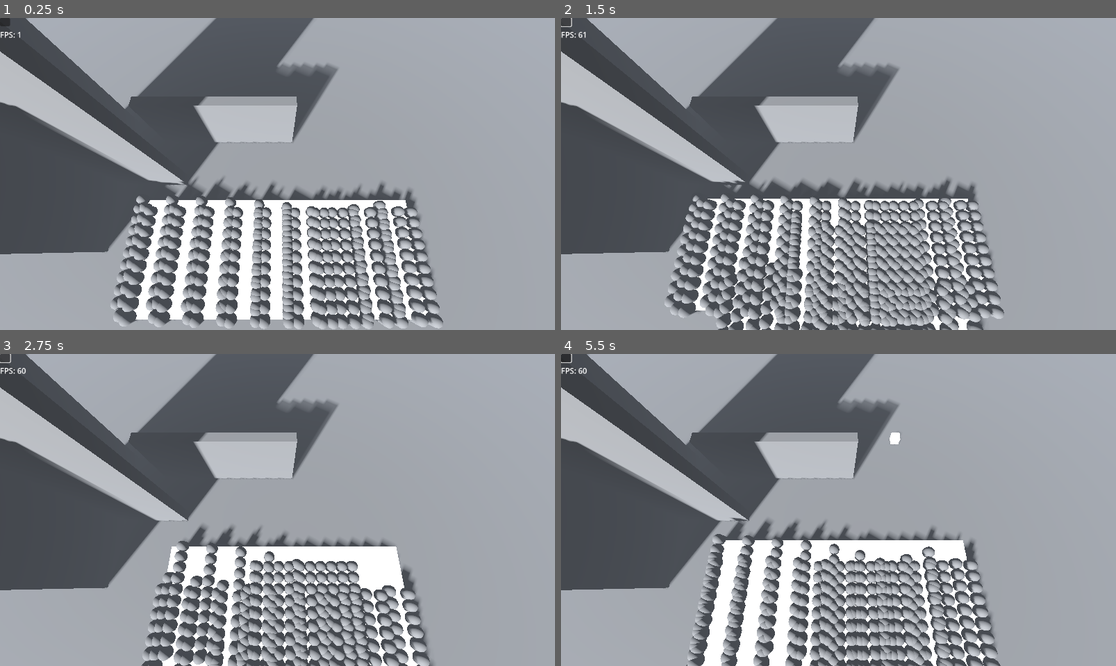
Above: before the commit, frames 1-4 (two rows, left to right).
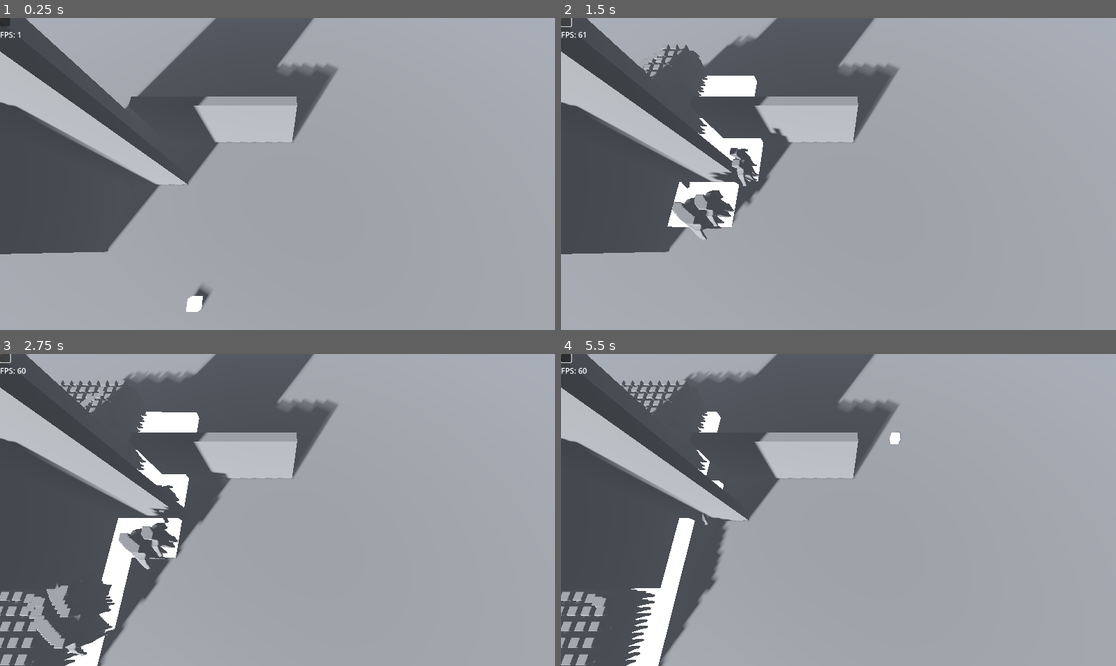
Above: after the commit, the same moments.

Repository: Miurg/Godot-Group-Pathfinding-for-RTS
Game: Godot game, scene res://MainGame.tscn
The game is run twice, just before and just after one commit, with the same random seed, the same clock (stepped at 60 frames per second) and the same inputs.
Inputs (mouse positions are in pixels of both pictures, inside the frame that each line leads up to):
- Up to frame 1 (0.25 s): no input
- Up to frame 2 (1.5 s): click (566, 21) at 0.5 s; click (566, 21) at 1.25 s
- Up to frame 3 (2.75 s): click (5, 357) at 2 s
- Up to frame 4 (5.5 s): move the mouse to (960, 494) at 2.77 s; click (960, 494) at 2.92 s; drag from (727, 525) to (810, 572) at 3.52 s; move the mouse to (894, 441) at 4.27 s; click (894, 441) at 4.42 s; tap Enter at 5 s; drag from (810, 572) to (672, 463) at 5.02 s

The runs differ from the first frame. In frame 1, 18% of the frame differs, in the area x 19-80%, y 51-100%; in frame 2, 22%; in frame 3, 26%; in frame 4, 26%, in the area x 0-80%, y 5-100%.

Commit message:
Add new mesh and add rotation feature

Diff:
--- a/Scripts/SquadUnit.gd
+++ b/Scripts/SquadUnit.gd
@@ -2,21 +2,22 @@
 
 @onready var mapAndPath = $"../../Map"
 
-var allChildMainMesh = []
-var allChildSelectMesh = []
-var allChildMainMeshPosition = []
-var allChildSelectMeshPosition = []
-var allChildAgents = []
-var capsuleMesh = CapsuleMesh.new()
+var sizeOfSquad:int = 300
+var allChildMainMesh:Array[RID]
+var allChildSelectMesh:Array[RID]
+var allChildMainMeshPosition:Array[Transform3D]
+var allChildSelectMeshPosition:Array[Transform3D]
+var capsuleMesh = load("res://Mesh/2untitled.obj")
 var torusMesh = load("res://Select.tres")
 
-var allSquadPath = []
-var currentPath = []
-var allPath = []
-
-var numberOfPathForEach = []
-var localPositionOfUnit = [[]]
-var centerPositionOfSquad = Vector3(0,0,0)
+var allSquadPath:PackedVector3Array
+var currentPath:Array[Vector3]
+var allPath:Array[PackedVector3Array]
+var pathComplete:Array[bool]
+
+var numberOfPathForEach:Array[int]
+var localPositionOfUnit:Array[Array]
+var centerPositionOfSquad:Vector3 = Vector3(0,0,0)
 
 #z> = 0, z< = 1, x> = 2, x< = 3
 var rectangleSquadPos = [0,0,0,0]
@@ -25,51 +26,49 @@
 
 @onready var squadAgent = $NavigationAgent3D
 
-var y = 30
-var x = 10
-
+var formationPositions:Array[Vector2]
+var formationHorizontalSize:int = 30
+var formationSpred:float = 1
 
 # Called when the node enters the scene tree for the first time.
 func _ready():
-	for i in y:
-		for j in x:
-			var instanceMain = RenderingServer.instance_create()
-			var instanceSelect = RenderingServer.instance_create()
-			var scenario = get_world_3d().scenario
-			RenderingServer.instance_set_scenario(instanceMain, scenario)
-			RenderingServer.instance_set_scenario(instanceSelect, scenario)
-
-			RenderingServer.instance_set_base(instanceMain, capsuleMesh)
-			RenderingServer.instance_set_base(instanceSelect, torusMesh)
-
-			var xformMain = Transform3D(Basis(), Vector3(i+2, 2, j+2))
-			var xformSelect = Transform3D(Basis(), Vector3(i+2, 19, j+2))
-
-			RenderingServer.instance_set_transform(instanceMain, xformMain)
-			RenderingServer.instance_set_transform(instanceSelect, xformSelect)
-
-			allChildMainMeshPosition.append(xformMain)
-			allChildSelectMeshPosition.append(xformSelect)
-
-			RenderingServer.instance_set_visible(instanceSelect,false)
-
-			allChildMainMesh.append(instanceMain)
-			allChildSelectMesh.append(instanceSelect)
-
-			allChildAgents.append(NavigationServer3D.agent_create())
-
-
-	var j = -1
-	var k = 0
-	for i in allChildMainMesh.size():
+	for i in sizeOfSquad:
+		var instanceMain = RenderingServer.instance_create()
+		var instanceSelect = RenderingServer.instance_create()
+		var scenario = get_world_3d().scenario
+		RenderingServer.instance_set_scenario(instanceMain, scenario)
+		RenderingServer.instance_set_scenario(instanceSelect, scenario)
+
+		RenderingServer.instance_set_base(instanceMain, capsuleMesh)
+		RenderingServer.instance_set_base(instanceSelect, torusMesh)
+
+		var xformMain = Transform3D(Basis(), Vector3(0, 0, 0))
+		var xformSelect = Transform3D(Basis(), Vector3(0, 19, 0))
+
+		RenderingServer.instance_set_transform(instanceMain, xformMain)
+		RenderingServer.instance_set_transform(instanceSelect, xformSelect)
+
+		allChildMainMeshPosition.append(xformMain)
+		allChildSelectMeshPosition.append(xformSelect)
+
+		RenderingServer.instance_set_visible(instanceSelect,false)
+
+		allChildMainMesh.append(instanceMain)
+		allChildSelectMesh.append(instanceSelect)
+
+
+	var Horizontal = -1
+	var Vertical = 0
+	for i in allChildMainMesh.size():
+		if Horizontal == formationHorizontalSize-1:
+			Vertical+=1
+			Horizontal=0
+		else: Horizontal+=1
+		print_debug(Horizontal)
+		formationPositions.append(Vector2(Vertical*formationSpred,(Horizontal*formationSpred)-(formationHorizontalSize*formationSpred)/2))
+
+		pathComplete.append(true)
 		numberOfPathForEach.append(0)
-		if j == y-1:
-			k+=1
-			j=0
-		else: j+=1
-		localPositionOfUnit.append([])
-		localPositionOfUnit[i].append(k)
-		localPositionOfUnit[i].append(j)
 
 
 	rectangleSquad = RenderingServer.instance_create()
@@ -98,14 +97,18 @@
 
 func checkAndMove(delta):
 	for i in allChildMainMesh.size():
-		if allChildMainMeshPosition[i].origin==currentPath[i] and !allPath[i].is_empty():
+		if allChildMainMeshPosition[i].origin==currentPath[i]:
+			pathComplete[i] = true
+		if pathComplete[i] and !allPath[i].is_empty():
+			pathComplete[i] = false
 			currentPath[i] = allPath[i][0]
 			allPath[i].remove_at(0)
-		elif allChildMainMeshPosition[i].origin==currentPath[i] and allPath[i].is_empty():
-			numberOfPathForEach[i]-=1
+		elif pathComplete[i] and allPath[i].is_empty():
 			if numberOfPathForEach[i]>0:
 				findPathForOneUnit(allSquadPath[allSquadPath.size()-numberOfPathForEach[i]], i)
-		if allChildMainMeshPosition[i].origin!=currentPath[i]:
+			pathComplete[i] = false
+			numberOfPathForEach[i]-=1
+		if !pathComplete[i]:
 			allChildMainMeshPosition[i] = Transform3D(Basis(),
 				allChildMainMeshPosition[i].origin.move_toward(currentPath[i], delta * 10))
 			RenderingServer.instance_set_transform(allChildMainMesh[i], allChildMainMeshPosition[i])
@@ -155,33 +158,43 @@
 	squadAgent.target_position = newPosition
 	allSquadPath.clear()
 	allSquadPath = mapAndPath.getPath(centerPositionOfSquad,newPosition)
-	#allSquadPath.remove_at(0)
+	allSquadPath.remove_at(0)
 	numberOfPathForEach.clear()
 	for i in allChildMainMesh.size():
 		numberOfPathForEach.append(allSquadPath.size())
 		allPath[i].clear()
-		#currentPath[i].clear()
+		pathComplete[i] = true
 	#currentSquadPath = allSquadPath[0]
 	#allSquadPath.remove_at(0)
 	#findPathForEachUnit(allChildMainMeshPosition[0].origin)
 
 
 func findPathForOneUnit(nextPath, numberMesh):
+	var angleToNextPositionInRad = Vector2(centerPositionOfSquad.x,centerPositionOfSquad.z).angle_to_point(Vector2(nextPath.x,nextPath.z))
+	var angleToNextPositionInDeg = snapped(remap(rad_to_deg(angleToNextPositionInRad),-180,180,0,360),1)
+	var angleToPath = deg_to_rad(angleToNextPositionInDeg)
 	allPath[numberMesh].clear()
 	allPath[numberMesh] = mapAndPath.getPath(allChildMainMeshPosition[numberMesh].origin,
-			Vector3(nextPath.x+localPositionOfUnit[numberMesh][0]-x/2,nextPath.y,nextPath.z+localPositionOfUnit[numberMesh][1]-y/2))
-	currentPath.append(allPath[numberMesh][0])
+			Vector3(nextPath.x+formationPositions[numberMesh].rotated(angleToPath).x,
+			nextPath.y,
+			nextPath.z + formationPositions[numberMesh].rotated(angleToPath).y))
+	currentPath[numberMesh] = allPath[numberMesh][0]
 	allPath[numberMesh].remove_at(0)
 
 
 
 func findPathForEachUnit(nextPath):
+	var angleToNextPositionInRad = Vector2(centerPositionOfSquad.x,centerPositionOfSquad.z).angle_to_point(Vector2(nextPath.x,nextPath.z))
+	var angleToNextPositionInDeg = snapped(remap(rad_to_deg(angleToNextPositionInRad),-180,180,0,360),1)
+	var angleToPath = deg_to_rad(angleToNextPositionInDeg)
 	allPath.clear()
 	currentPath.clear()
 	for i in allChildMainMesh.size():
-		allPath.append([])
+		allPath.append(PackedVector3Array())
 		allPath[i] = mapAndPath.getPath(allChildMainMeshPosition[i].origin,
-			Vector3(nextPath.x+localPositionOfUnit[i][0],nextPath.y,nextPath.z+localPositionOfUnit[i][1]))
+			Vector3(nextPath.x+formationPositions[i].rotated(angleToPath).x,
+			nextPath.y,
+			nextPath.z+formationPositions[i].rotated(angleToPath).y))
 		currentPath.append(allPath[i][0])
 		allPath[i].remove_at(0)
 
Not shown, added: Mesh/2untitled.obj
Not shown, added: Mesh/2untitled.obj.import
